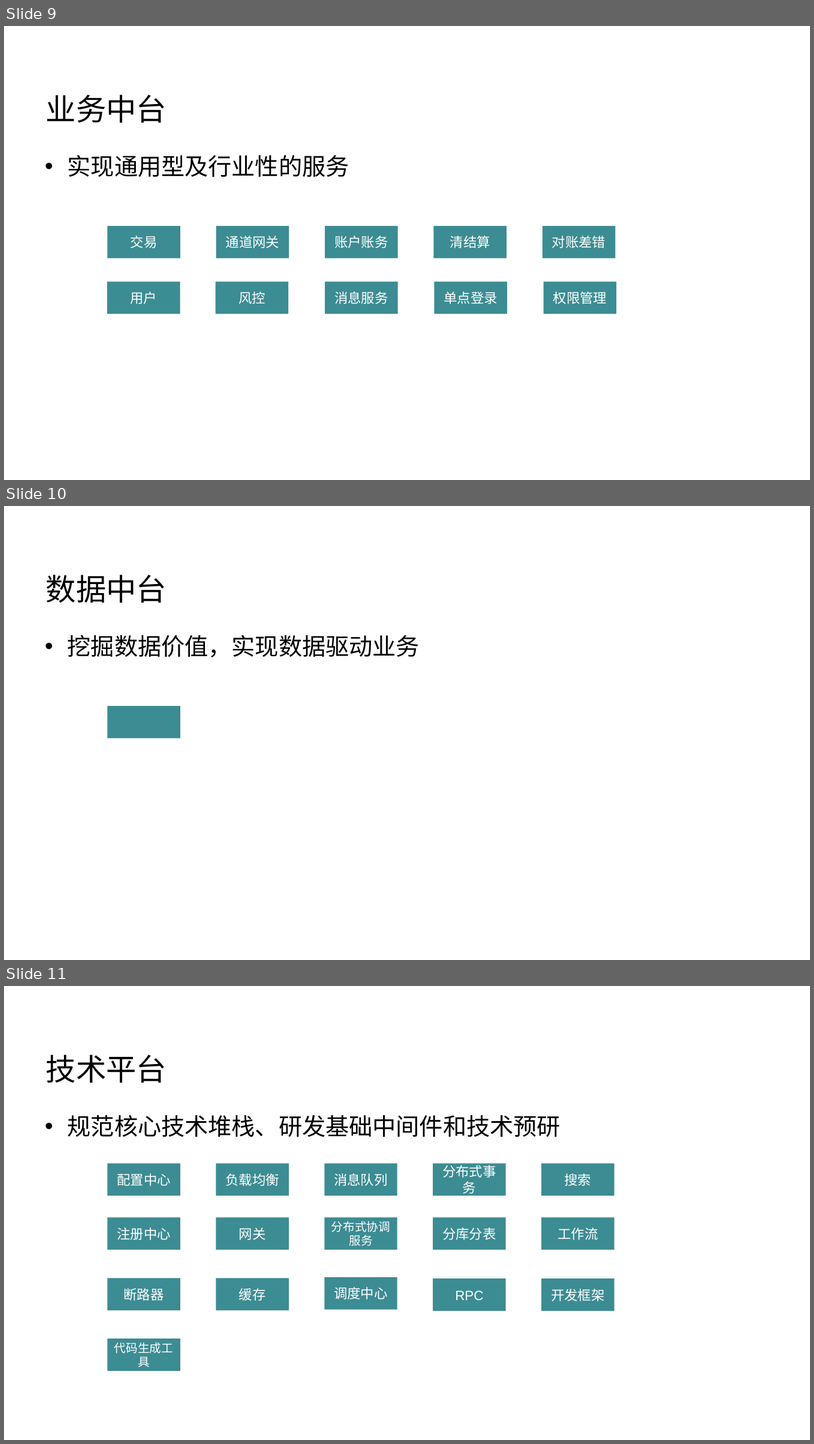
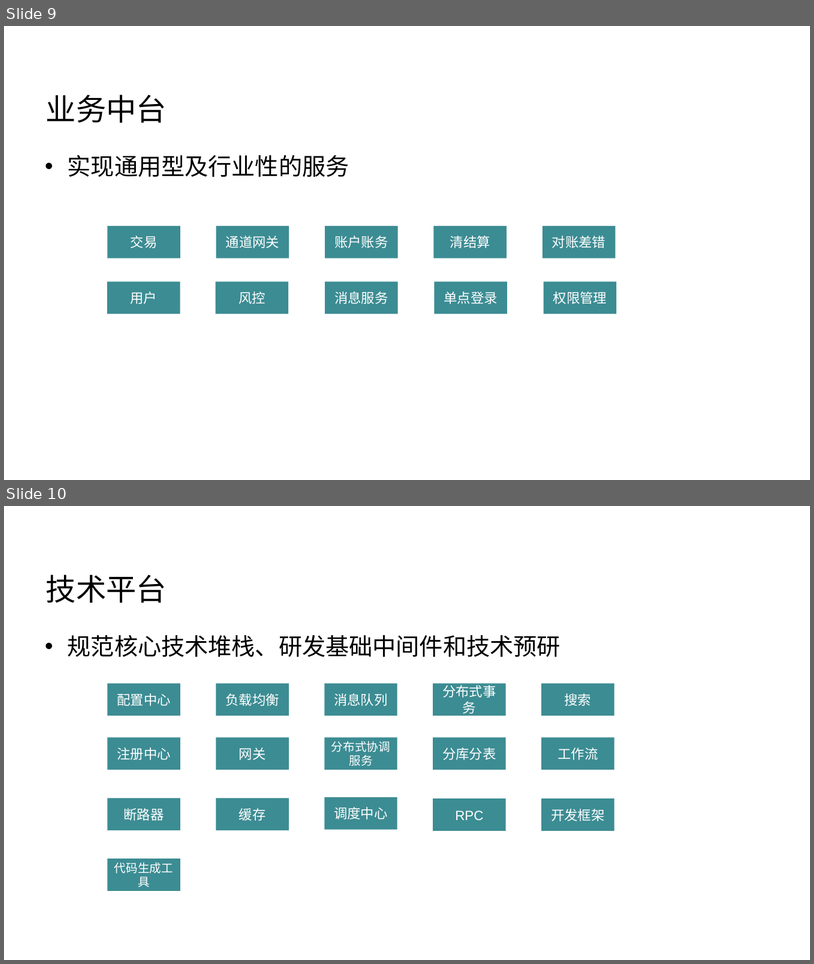
Before and after one commit to Wang-Ray/Wang-Ray.github.io, a slide deck: assets/attachment/关于软件架构 - v2.pptx. Shown one above the other, each under a label of ours: slides 9, 10 and 11 before the commit, slides 9 and 10 after it. The pictures are 814x1444 and 814x964 pixels, drawn with LibreOffice and Linux fonts; fonts in the diff are those of the drawing; background and template pictures are left out. Boxes give left, top, right and bottom in pixels: in the first picture for what was removed or moved away, otherwise in the second. Text is boxed around its words. In the diff, an @@ line names an element or a change of style, - is before the commit and + after.

```diff
--- a/assets/attachment/关于软件架构 - v2.pptx
+++ b/assets/attachment/关于软件架构 - v2.pptx
@@ slide 10 removed at (4,506,810,960), background picture (left out) @@
@@ title removed at (46,574,167,603) @@
-数据中台
@@ text removed at (68,635,420,657) @@
-• 挖掘数据价值，实现数据驱动业务
@@ rectangle removed at (107,706,180,738) @@
@@ what was slide 11 is now slide 10 @@
```
Also in this commit, not shown: 6 slides changed, 1 other file.
